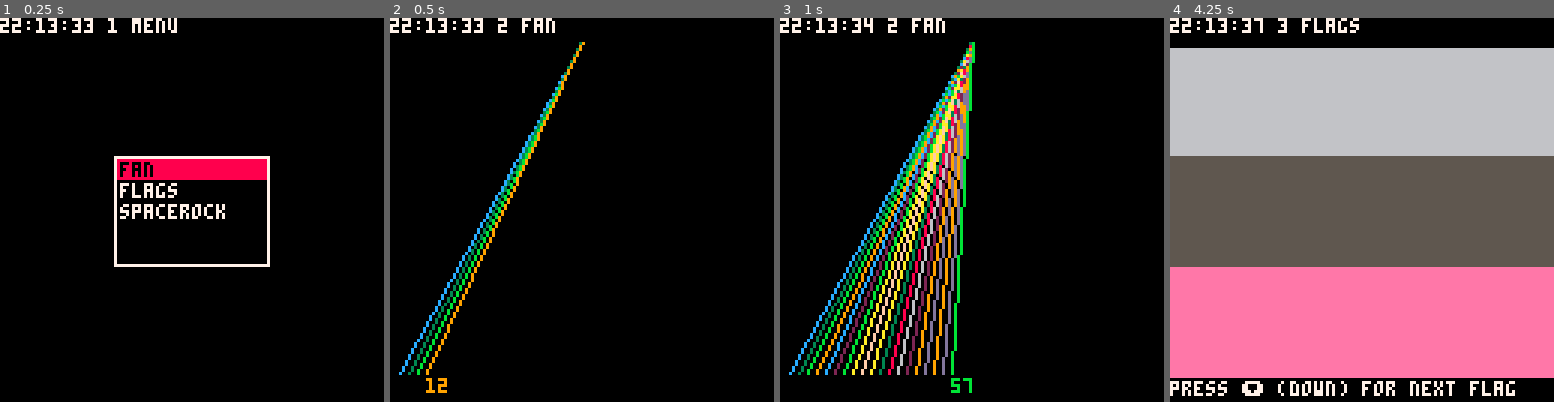
Above: before the commit, frames 1-4 (left to right).
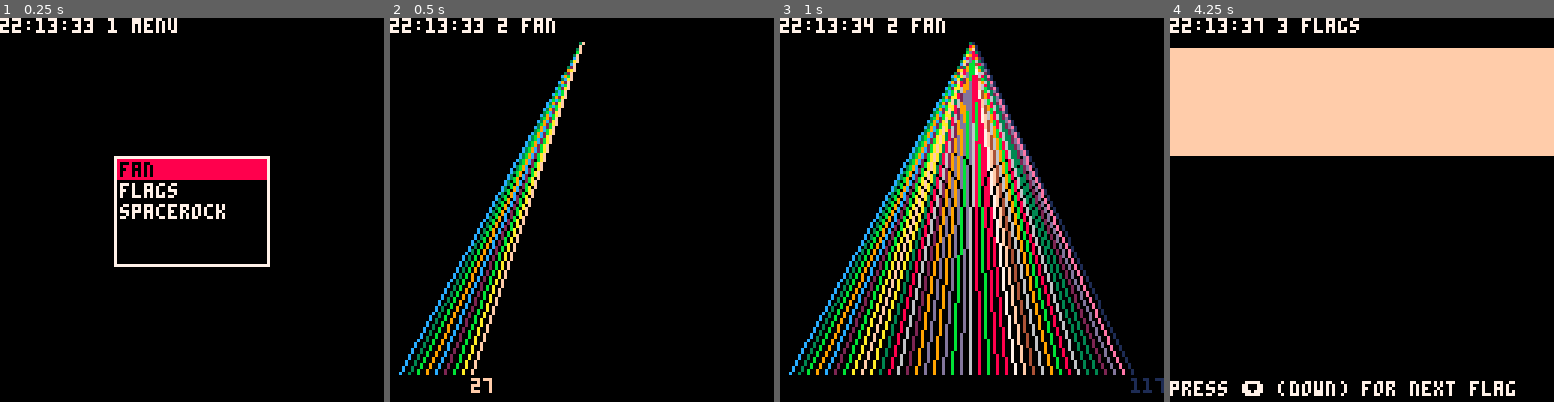
Above: after the commit, the same moments.

Repository: marsfromlars/lamodejuste
Game: PICO-8 cartridge carts/lamodejuste.p8
Same seed, same stepped clock (60 frames per second), same inputs: the game is played once before the commit and once after it.
Inputs:
- Up to frame 1 (0.25 s): no input
- Up to frame 2 (0.5 s): tap X (X key) at 0.33 s
- Up to frame 3 (1 s): tap O (Z key) at 0.7 s
- Up to frame 4 (4.25 s): tap X (X key) at 1.07, 1.85, 2.97, 4.08 s; hold Right 1.6-2.1 s; tap O (Z key) every 0.4 s from 1.7 to 4.1 s; hold Up 2.15-2.42 s; hold Right 2.47-3.03 s; hold Left 3.08-3.58 s; hold Down 3.63-3.97 s; hold Right from 4.02 s (still down)

Frame 1 is identical in both runs. In frame 2, 3.2% of the frame differs, in the area x 9-51%, y 6-98%; in frame 3, 12%; in frame 4, 86%, in the area x 0-100%, y 7-94%.

Commit message:
animate rock

Diff:
--- a/carts/lamodejuste.p8
+++ b/carts/lamodejuste.p8
@@ -8,14 +8,11 @@
     cls()
     srand(33)
     defaults()
-    sky = { dark_gray, yellow, orange, red, purple, dark_blue }
-    bluesky = { blue, gray, lavender, dark_blue }
     pos = 0
     dir, step = 1, 3
     charw, charh = 5, 7
     apps = { create_menu(), create_fan(), create_flags(), create_spacerock() }
     return_to_menu()
-    sprite_rock = 0
     print( "starting up "..app.name )
 end
 
@@ -24,7 +21,7 @@
     app = apps[ app_num ]
 end
 
-function _update()
+function _update60()
     if app == nil then return end
     app:update()
 end
@@ -162,21 +159,27 @@
 function create_spacerock()
 
     local spacerock = {
-        name = "spacerock"
+        name = "spacerock",
+        sky = { dark_gray, yellow, orange, red, purple, dark_blue },
+        bluesky = { blue, gray, lavender, dark_blue }
     }
 
     function spacerock:activate()
-        cls()
+        rock = create_rock()
     end
 
     function spacerock:update()
         if btnp( action ) then return_to_menu() end
+        if rock != nil then rock:update() end
     end
 
     function spacerock:draw()
-        self:draw_space( true, 2, sky )
-        self:draw_space( false, 2, bluesky )
-        rock = create_rock()
+        cls()
+        self:draw_space( true, 2, self.sky )
+        self:draw_space( false, 2, self.bluesky )
+        if rock != nil then
+            rock:draw()
+        end
     end
 
     function spacerock:draw_space( up, resolution, colors )
@@ -200,17 +203,15 @@
 function create_rock()
     local rock = {
         x = maxx,
-        y = maxy / 2 - 10 + rnd(20)
+        y = maxy / 2 - 10 + rnd(20),
+        sprite_num = 0
     }
     function rock:update()
-        self.x -= 0.1
+        self.x -= 0.5
         printh( "update "..self.x )
     end
     function rock:draw()
-        if self == nil then
-            printh( "self==nil" )
-        end
-        spr( sprite_rock, self.x, self.y )
+        spr( self.sprite_num, self.x, self.y )
     end
     return rock
 end
